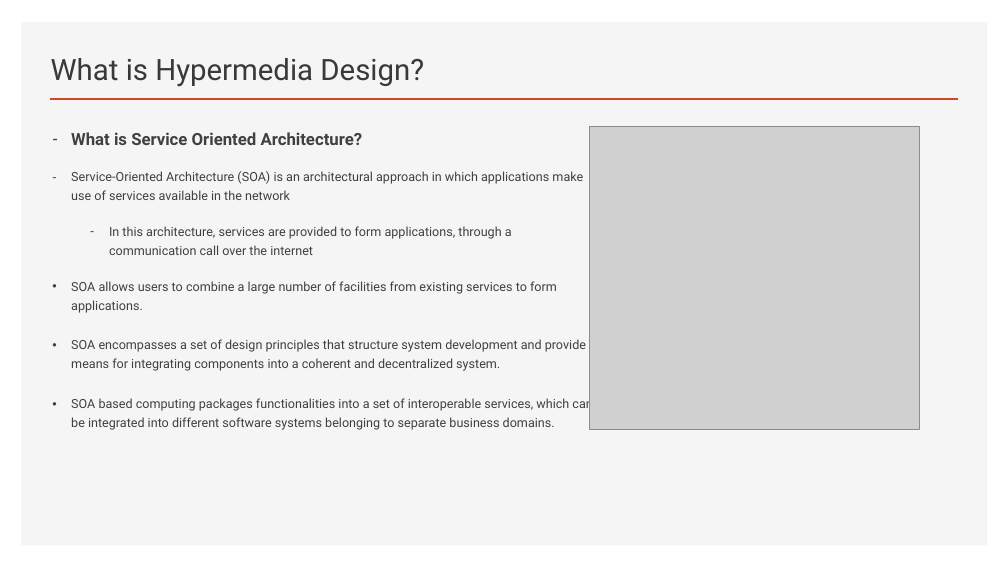
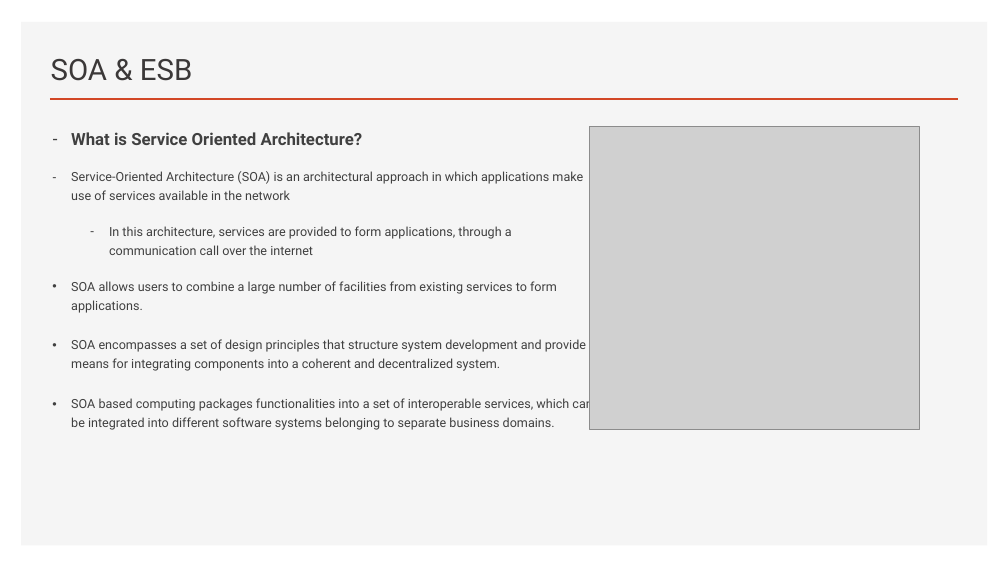
Before and after one commit to erniephillips/erniephillips.github.io, a slide deck: slide 2 of restful-api-presentations/phillips-presentation-week-7.pptx. Drawn at 1008x567 pixels with LibreOffice and Linux fonts; fonts in the diff are those of the drawing; grey boxes stand for pictures. Boxes give left, top, right and bottom in pixels: in the first picture for what was removed or moved away, otherwise in the second. Text is boxed around its words. In the diff, an @@ line names an element or a change of style, - is before the commit and + after.

```diff
--- a/restful-api-presentations/phillips-presentation-week-7.pptx
+++ b/restful-api-presentations/phillips-presentation-week-7.pptx
@@ title at (51,59,192,81): text changed @@
-What is Hypermedia Design?
+SOA & ESB
```
Also in this commit, not shown: 7 other slides changed, 2 other files.
